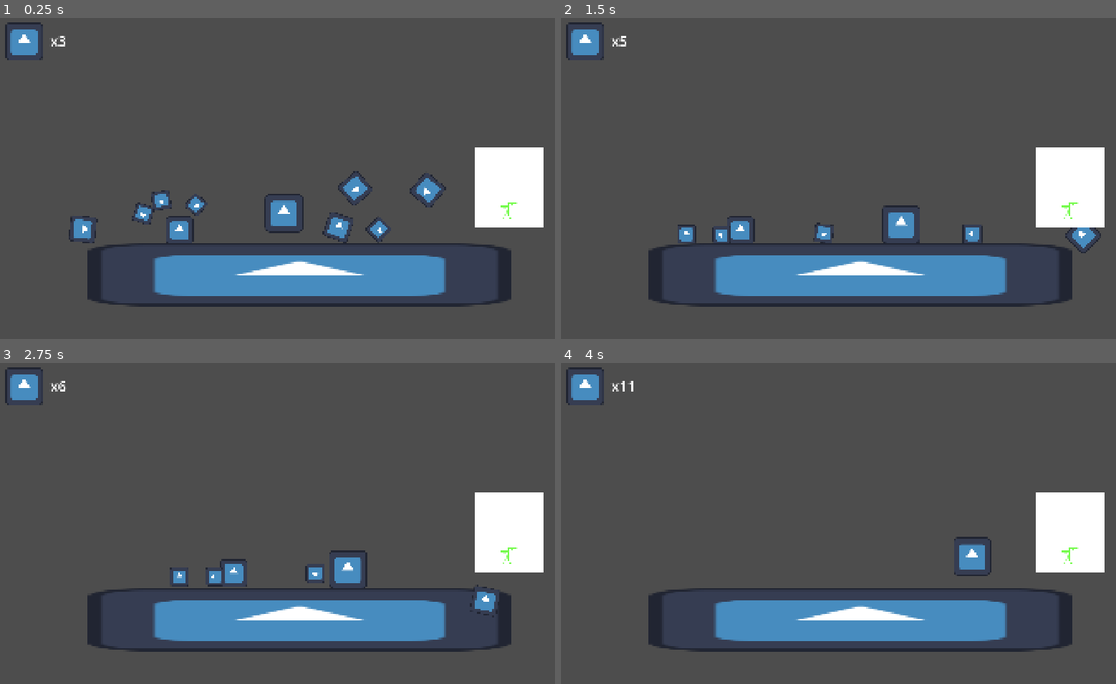
Above: before the commit, frames 1-4 (two rows, left to right).
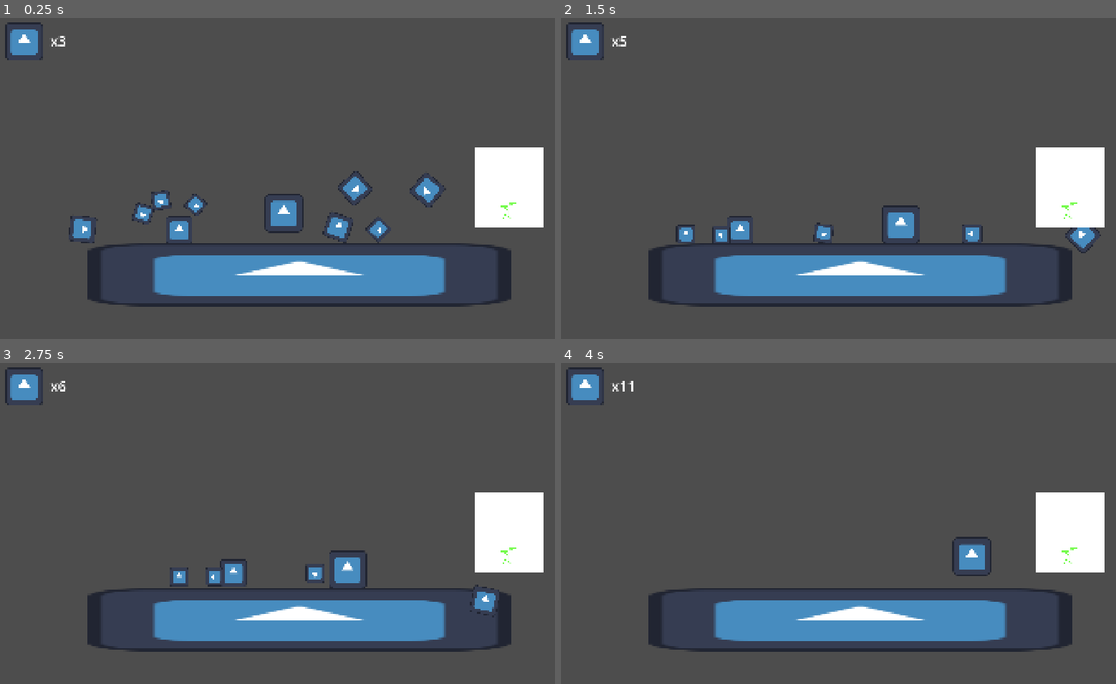
Above: after the commit, the same moments.

Repository: Goodman599/UWGameDevClubFall2026Jam
Game: Godot game, scene res://main.tscn
Two runs of this game, one before a commit and one after it. Both use one fixed random seed, a clock stepped at 60 frames per second and the inputs below. The engine's default icon, where the game draws it, is replaced by a stand-in: a white triangle on a blue panel in a dark square.
Inputs:
- Up to frame 1 (0.25 s): no input
- Up to frame 2 (1.5 s): hold D (right) from 0.53 s (still down); tap K (create_bomb) at 0.6, 1.35 s; tap Space (jump) at 0.77 s
- Up to frame 3 (2.75 s): tap Space (jump) at 1.52 s; release D (right) at 2.03 s; hold A (left) from 2.03 s (still down); tap J (create_platform) at 2.1 s; tap K (create_bomb) at 2.3 s
- Up to frame 4 (4 s): release A (left) at 2.78 s; hold D (right) from 2.78 s (still down); tap K (create_bomb) at 2.85, 3.6 s; tap Space (jump) at 3.02, 3.77 s

The runs differ from the first frame. In frame 1, 0.3% of the frame differs, in the area x 12-94%, y 48-71%; in frame 2, 0.2%; in frame 3, 0.1%; in frame 4, less than 0.1%.

Commit message:
added bomb placement animation and screen shake

Diff:
--- a/game_objects/bomb_files/bomb.gd
+++ b/game_objects/bomb_files/bomb.gd
@@ -9,8 +9,14 @@
 var surface_normal := Vector2.ZERO
 var player: Player = null
 
+@onready var sprite: Sprite2D = $Sprite2D
 
 func detonate():
+	var camera := get_viewport().get_camera_2d()
+
+	if camera is GameCamera:
+		camera.shake(16.0)
+
 	var circle := CircleShape2D.new()
 	circle.radius = explosion_radius
 
@@ -75,3 +81,19 @@
 		current = current.get_parent()
 
 	return false
+
+func play_placement_animation() -> void:
+	# Start the sprite slightly away from the surface.
+	sprite.position = Vector2(0.0, -20.0)
+
+	var tween := create_tween()
+
+	tween.set_trans(Tween.TRANS_QUAD)
+	tween.set_ease(Tween.EASE_OUT)
+
+	tween.tween_property(
+		sprite,
+		"position",
+		Vector2.ZERO,
+		0.12
+	)
--- a/main.tscn
+++ b/main.tscn
@@ -4,6 +4,7 @@
 [ext_resource type="PackedScene" uid="uid://3w7eu5fawrvb" path="res://ui_files/scrap_ui.tscn" id="1_1bvp3"]
 [ext_resource type="Texture2D" uid="uid://d3ltd0mands33" path="res://icon.svg" id="2_h2yge"]
 [ext_resource type="PackedScene" uid="uid://80e7j42bq2d5" path="res://game_objects/scrap_files/scrap_metal.tscn" id="4_1bvp3"]
+[ext_resource type="Script" uid="uid://b5hjco574uhhx" path="res://misc_scripts/camera_2d.gd" id="4_7mycd"]
 [ext_resource type="PackedScene" uid="uid://baqh3stspn22w" path="res://game_objects/tree_files/tree.tscn" id="5_lquwl"]
 
 [sub_resource type="GDScript" id="GDScript_h2yge"]
@@ -31,6 +32,10 @@
 [node name="CollisionShape2D" type="CollisionShape2D" parent="StaticBody2D" unique_id=1654358915]
 position = Vector2(644, 40)
 shape = SubResource("RectangleShape2D_jreem")
+
+[node name="Camera2D" type="Camera2D" parent="." unique_id=242689121]
+position = Vector2(961, 540)
+script = ExtResource("4_7mycd")
 
 [node name="ScrapMetal" parent="." unique_id=635839251 instance=ExtResource("4_1bvp3")]
 position = Vector2(521, 726)
--- /dev/null
+++ b/misc_scripts/camera_2d.gd
@@ -0,0 +1,20 @@
+class_name GameCamera
+extends Camera2D
+
+@export var shake_strength := 12.0
+@export var shake_decay := 100.0
+
+var shake_amount := 0.0
+
+
+func _process(delta):
+	shake_amount = move_toward(shake_amount, 0.0, shake_decay * delta)
+
+	offset = Vector2(
+		randf_range(-shake_amount, shake_amount),
+		randf_range(-shake_amount, shake_amount)
+	)
+
+
+func shake(strength := shake_strength):
+	shake_amount = max(shake_amount, strength)
--- a/player_files/player.gd
+++ b/player_files/player.gd
@@ -28,7 +28,7 @@
 var platform_hologram_V : Platform
 
 const BOMB := preload("res://game_objects/bomb_files/bomb.tscn")
-const BOMB_PLACE_DISTANCE := 250.0
+const BOMB_PLACE_DISTANCE := 100.0
 const BOMB_SURFACE_OFFSET := 4.0
 var bomb_target_surface : Node2D = null
 var bomb_target_position := Vector2.ZERO
@@ -357,23 +357,26 @@
 
 	bomb_target_surface.add_child(bomb)
 
+	# Immediately put the actual bomb at its final gameplay position.
 	bomb.global_position = (
 		bomb_target_position
 		+ bomb_target_normal * BOMB_SURFACE_OFFSET
 	)
 
+	# Rotate the bomb to match the surface.
 	bomb.global_rotation = bomb_target_normal.angle() + PI / 2.0
 
-	# Store which direction this surface faces.
+	# Store which direction the surface faces.
 	bomb.surface_normal = bomb_target_normal.normalized()
 
-	# Give the bomb access to the player for launching.
+	# Give the bomb access to the player.
 	bomb.player = self
 
-	# Keep track of the currently active bomb.
+	# Only animate the visual sprite.
+	bomb.play_placement_animation()
+
 	placed_bomb = bomb
 
-	# Deduct the cost
 	GameManager.remove_scrap_resource(Bomb.SCRAP_COST)
 
 	reset_bomb_aim()
Not shown, added: misc_scripts/camera_2d.gd.uid
